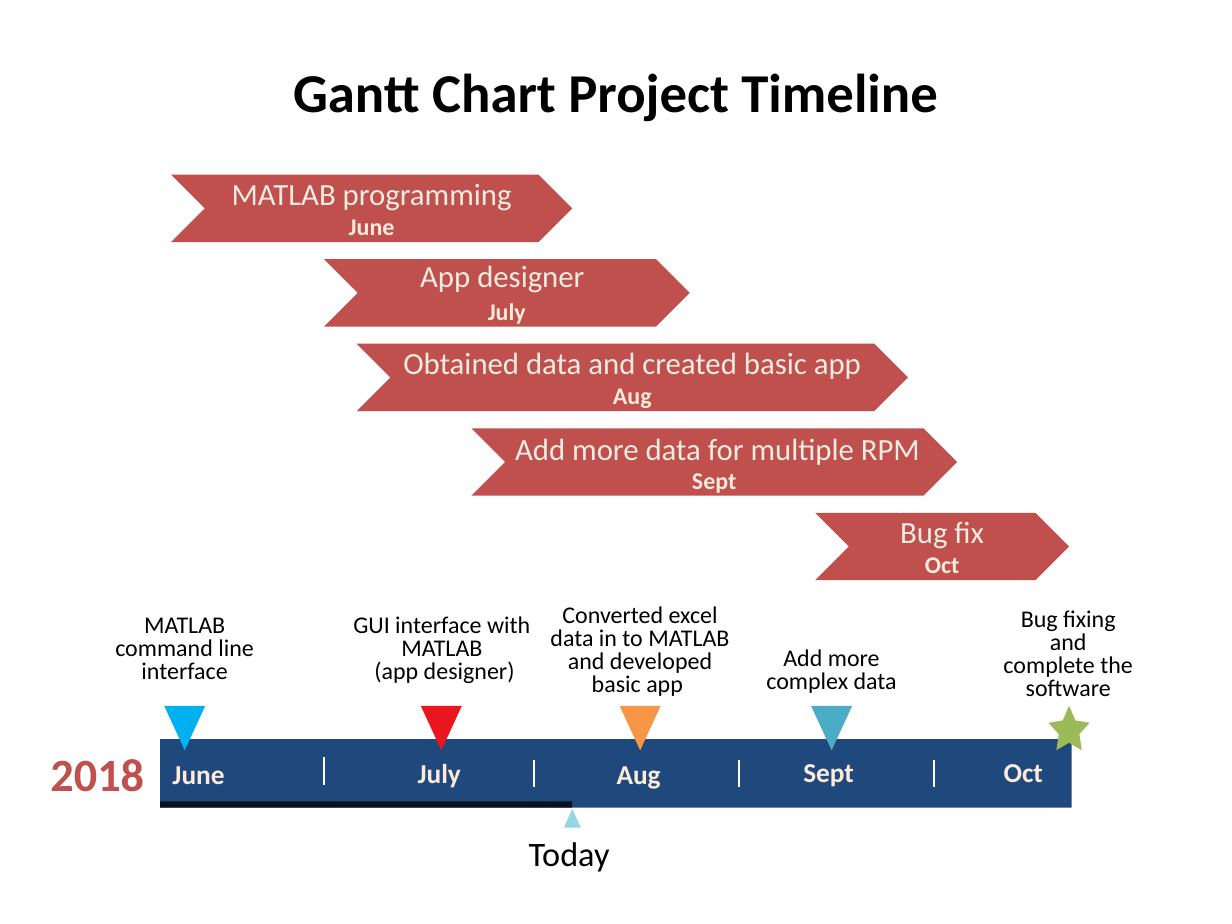
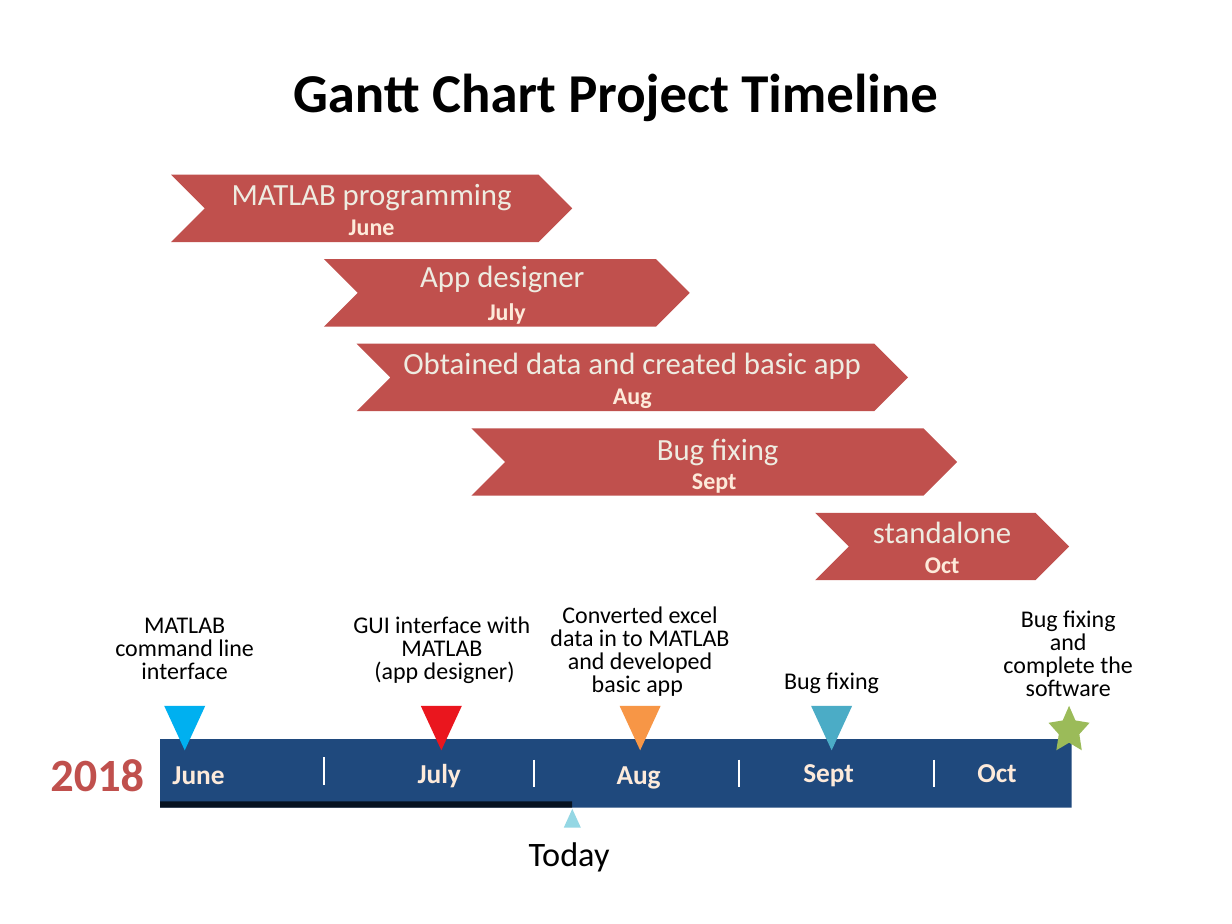
Before and after one commit to kartik1225/matlab_app, a slide deck: slide 21 of Development of GUI for pump selection.pptx (slide 18 before the commit). Drawn at 1232x924 pixels with LibreOffice and Linux fonts; fonts in the diff are those of the drawing. Boxes give left, top, right and bottom in pixels: in the first picture for what was removed or moved away, otherwise in the second. Text is boxed around its words. In the diff, an @@ line names an element or a change of style, - is before the commit and + after.

Commit message:
going to remove prevprevious semester project data

```diff
--- a/Development of GUI for pump selection.pptx
+++ b/Development of GUI for pump selection.pptx
@@ text at <box>657,439,778,466</box>: text changed @@
-Add more data for multiple RPM
+Bug fixing
@@ text at <box>873,521,1011,543</box>: text changed @@
-Bug fix
+standalone
@@ text at <box>784,672,878,693</box>: text changed @@
-Add more complex data
+Bug fixing
@@ text "Oct": place and size @@
-text "Oct" at <box>1004,764,1043,782</box>
+text "Oct" at <box>977,764,1016,782</box>
```
Also in this commit, not shown: 6 other slides changed, 5 slides added, 1 slide removed, 35 other files.
